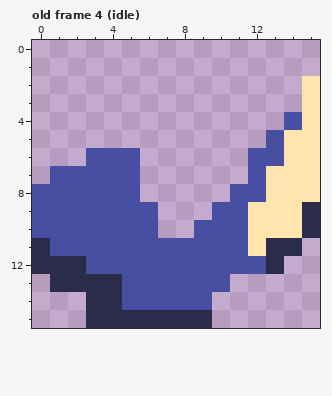
Edited in one commit: pixel-art file (content/sprites/victory.ase). That is the earlier state.
16x16 pixels, 4 frames. Shown: old frame 4 (idle). The commit also changed other frames, which this record leaves out.
The same view after the edit:
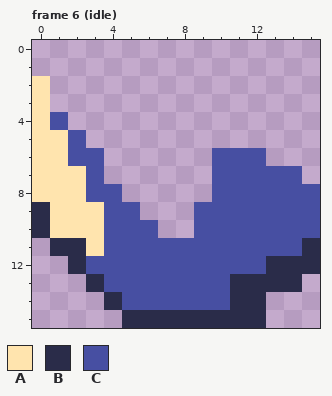
Palette (. is transparent): A #ffe4ae  B #2a2c49  C #474fa2
A new or re-ordered frame is compared with the old frame closest to it.
Changes in this commit:
frames 4 -> 9
Changed rows in their new state; - is an unchanged pixel.
Frame 6 (idle) is new; against old frame 4 (idle):
first column x 0:
 2 A--------------.
 3 A--------------.
 4 AC------------..
 5 AAC----------...
 6 AAC-..----CC-...
 7 AAA-..----CC-CC.
 8 AAA--.----C--CCC
 9 BAAA--.--C--CCCC
10 BAAA--------CCCC
11 .BBA--------CCCB
12 ..------------BB
13 -..-C------BBBB-
14 ---.------CBB---
15 ---..-----BBB---
Boxes around the changes in both pictures, in picture pixels (x1, y1, x2, y2):
changed: (32, 76, 320, 328)
